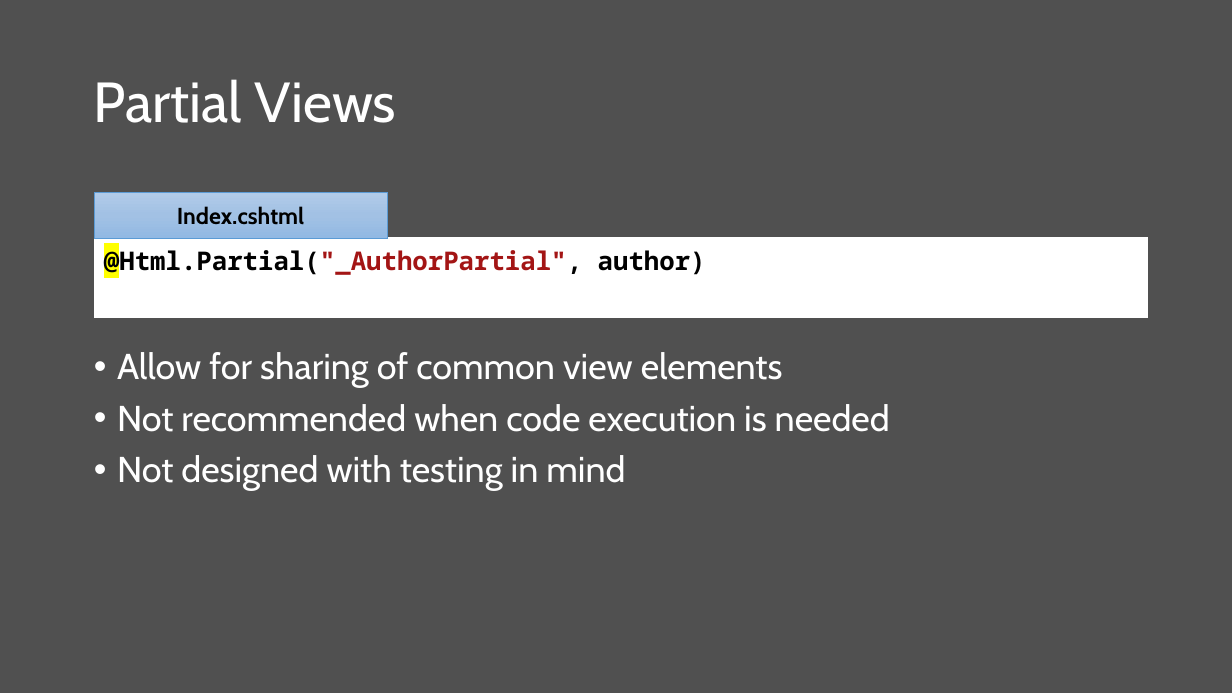
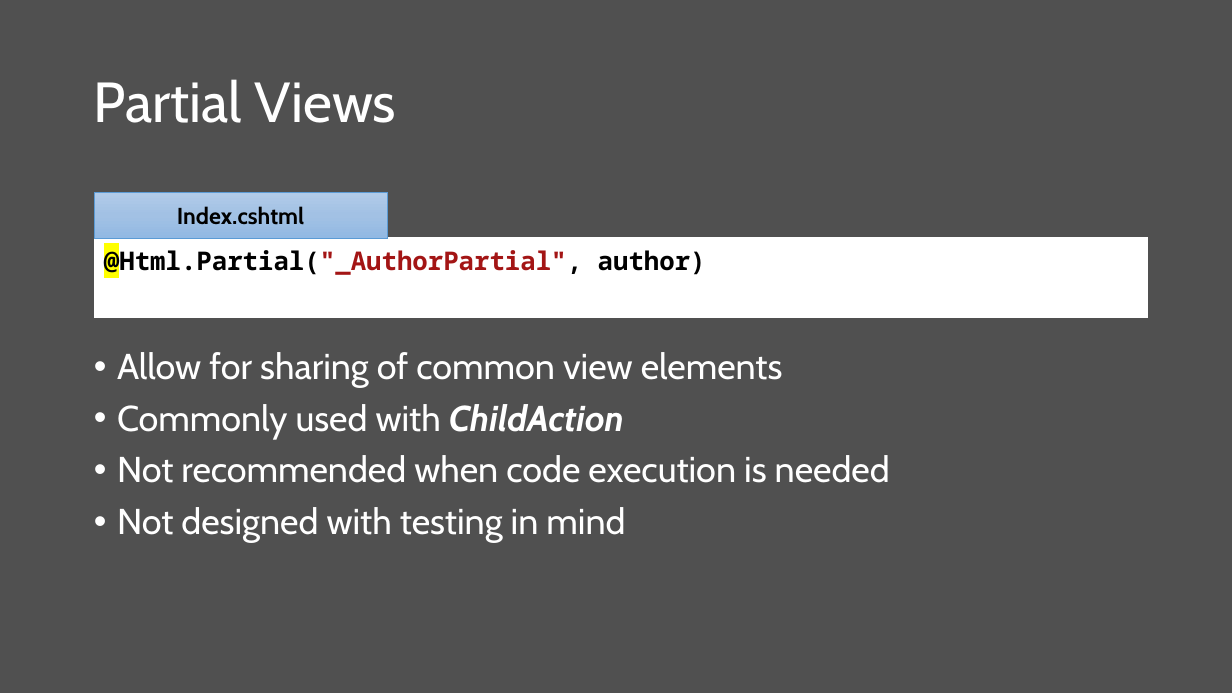
Before and after one commit to scottaddie/slide-decks, a slide deck: slide 4 of Building Reusable UI Components in ASP.NET Core MVC.pptx. Drawn at 1232x693 pixels with LibreOffice and Linux fonts; fonts in the diff are those of the drawing. Boxes give left, top, right and bottom in pixels: in the first picture for what was removed or moved away, otherwise in the second. Text is boxed around its words. In the diff, an @@ line names an element or a change of style, - is before the commit and + after.

Commit message:
Add additional bullet

```diff
--- a/Building Reusable UI Components in ASP.NET Core MVC.pptx
+++ b/Building Reusable UI Components in ASP.NET Core MVC.pptx
@@ text at (117, 404, 624, 439): paragraph added @@
+• Commonly used with ChildAction
```
